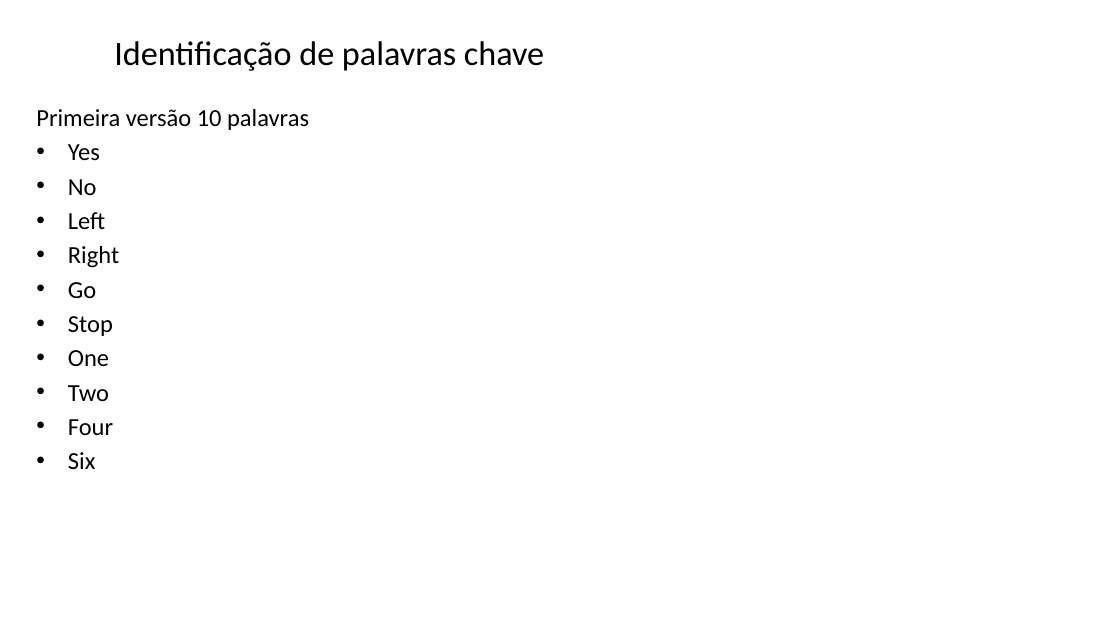
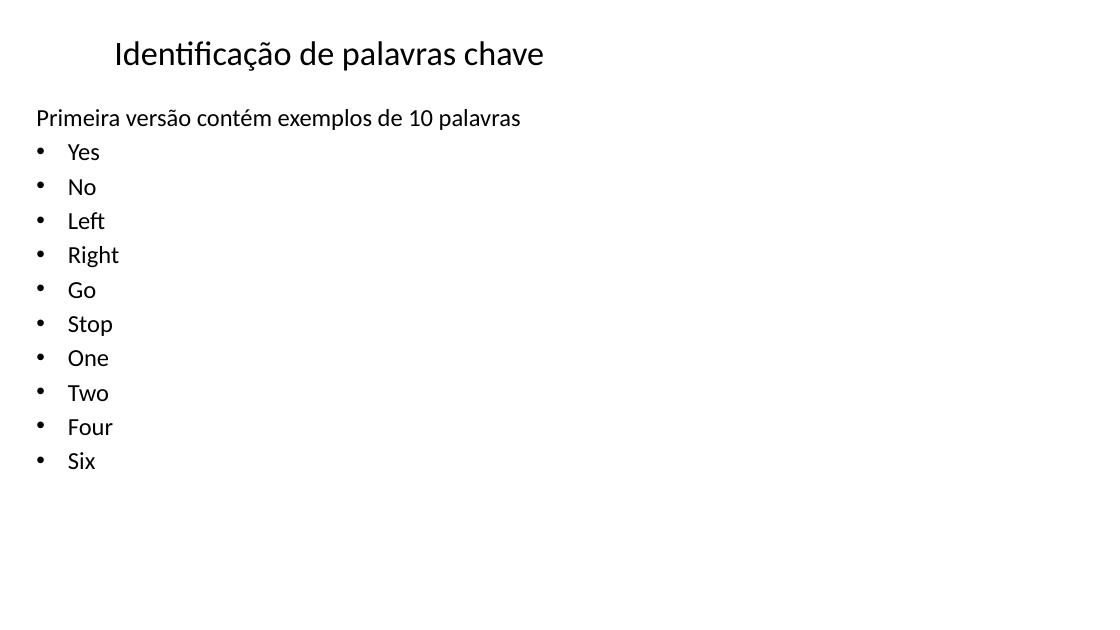
Before and after one commit to zz4fap/tp557-iot-ml, a slide deck: slide 12 of slides/TP557_17_identificação_palavras_chave.pptx. Drawn at 1120x630 pixels with LibreOffice and Linux fonts; fonts in the diff are those of the drawing; background and template pictures are left out. Boxes give left, top, right and bottom in pixels: in the first picture for what was removed or moved away, otherwise in the second. Text is boxed around its words. In the diff, an @@ line names an element or a change of style, - is before the commit and + after.

```diff
--- a/slides/TP557_17_identificação_palavras_chave.pptx
+++ b/slides/TP557_17_identificação_palavras_chave.pptx
@@ text at box(36, 109, 521, 130): text changed @@
-Primeira versão 10 palavras
+Primeira versão contém exemplos de 10 palavras
```
Also in this commit, not shown: 16 other slides changed, 10 slides added, 2 slides removed, 1 other file.
